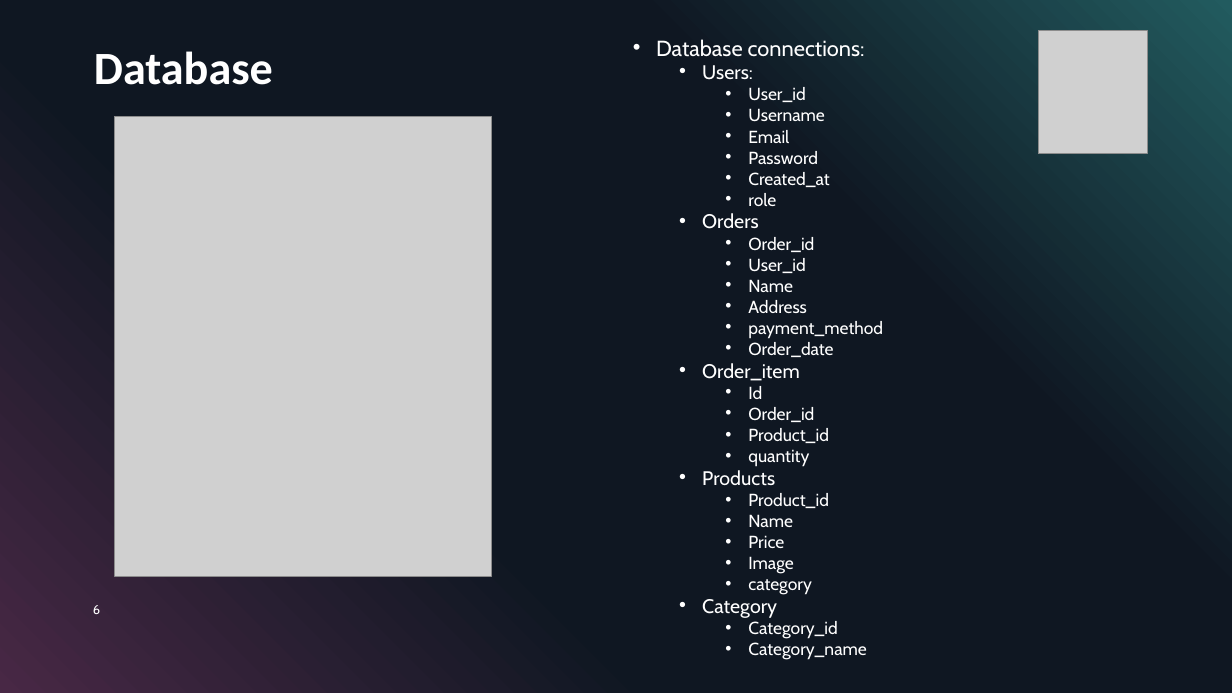
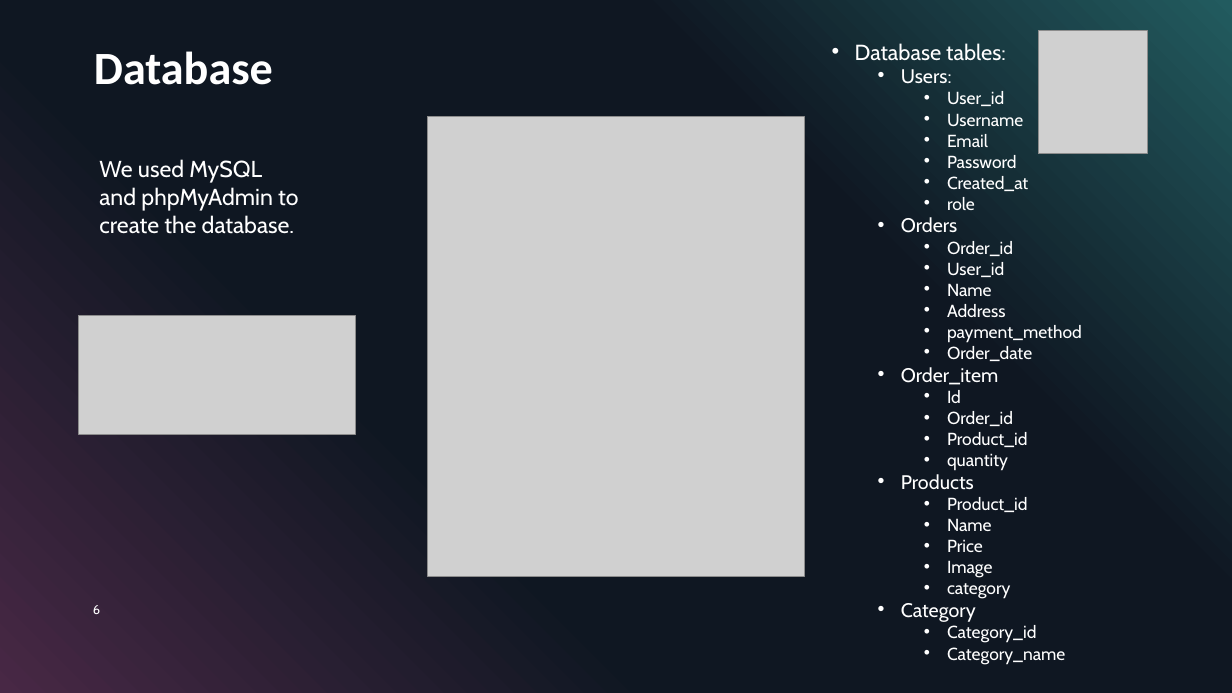
Before and after one commit to pollak-projects/ConsoleX, a slide deck: slide 6 of docs/ConsoleXPresentation.pptx. Drawn at 1232x693 pixels with LibreOffice and Linux fonts; fonts in the diff are those of the drawing; grey boxes stand for pictures. Boxes give left, top, right and bottom in pixels: in the first picture for what was removed or moved away, otherwise in the second. Text is boxed around its words. In the diff, an @@ line names an element or a change of style, - is before the commit and + after.

```diff
--- a/docs/ConsoleXPresentation.pptx
+++ b/docs/ConsoleXPresentation.pptx
@@ text "Database tables:" moved from (x1=656, y1=39, x2=883, y2=660) to (x1=855, y1=43, x2=1082, y2=664) @@
@@ text at (x1=855, y1=43, x2=1006, y2=61): text changed @@
-• Database connections:
+• Database tables:
@@ picture moved from (x1=115, y1=116, x2=492, y2=576) to (x1=428, y1=116, x2=805, y2=576) @@
@@ text added at (x1=99, y1=159, x2=298, y2=234), 18 pt, text #FFFFFF @@
+We used MySQL
+and phpMyAdmin to create the database.
@@ picture added at (x1=79, y1=315, x2=356, y2=434) @@
```
Also in this commit, not shown: 1 other slide changed, 1 slide added, 2 slides removed.
